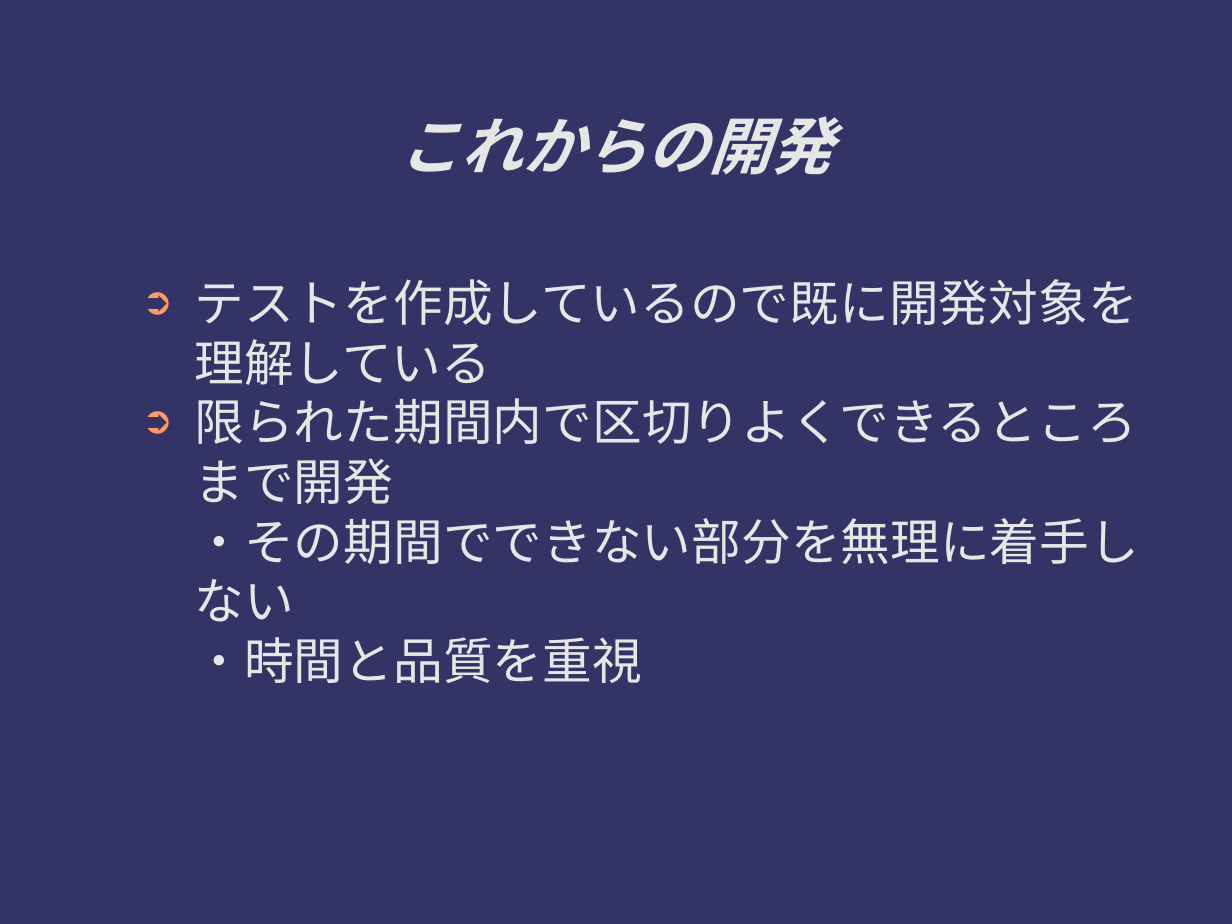
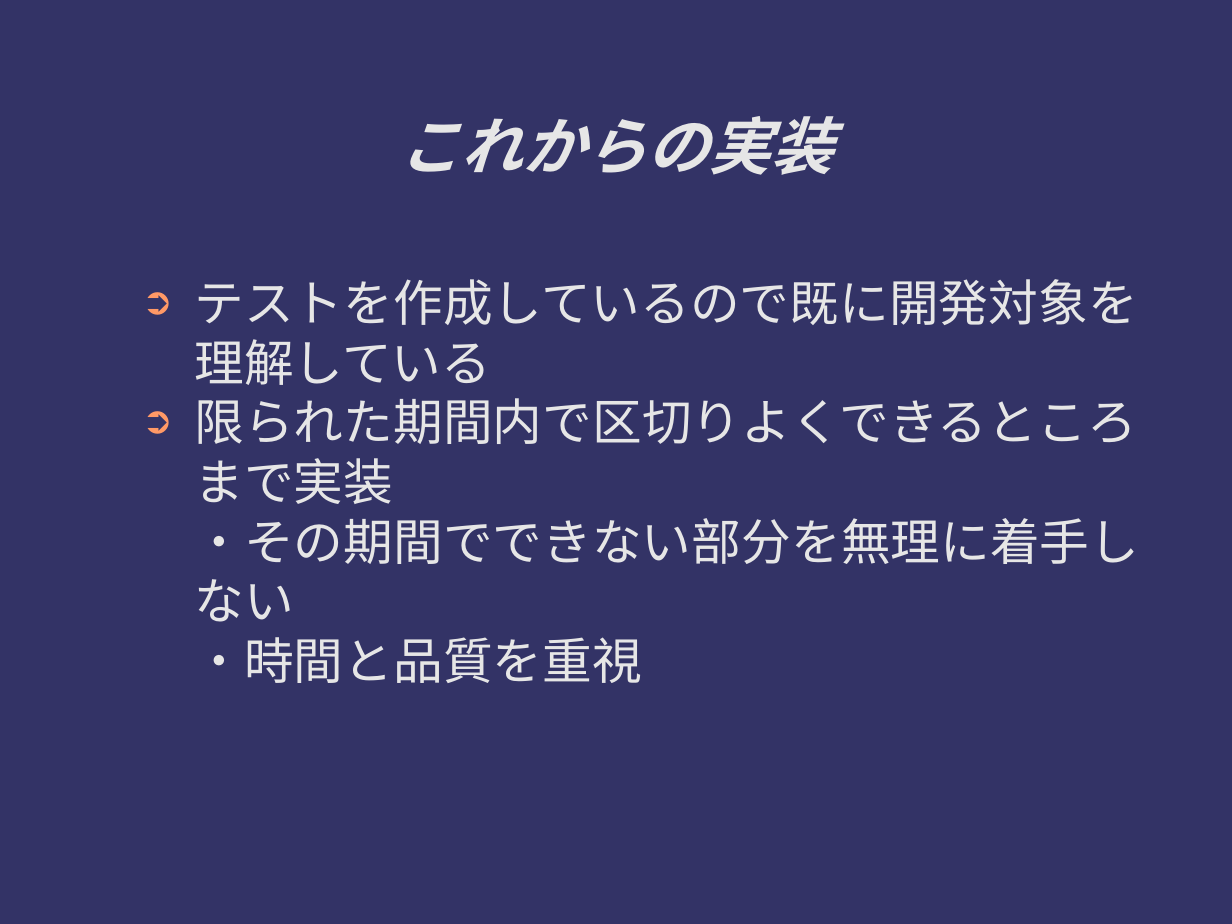
Before and after one commit to ichylinux/daddy, a slide deck: slide 15 of doc/concept.odp (slide 14 before the commit). Drawn at 1232x924 pixels with LibreOffice and Linux fonts; fonts in the diff are those of the drawing. Boxes give left, top, right and bottom in pixels: in the first picture for what was removed or moved away, otherwise in the second. Text is boxed around its words. In the diff, an @@ line names an element or a change of style, - is before the commit and + after.

```diff
--- a/doc/concept.odp
+++ b/doc/concept.odp
@@ title at (x1=399, y1=116, x2=833, y2=175): text changed @@
-これからの開発
+これからの実装
@@ text at (x1=195, y1=398, x2=1140, y2=683): text changed @@
-➲ 限られた期間内で区切りよくできるところまで開発
-  ・その期間でできない部分を無理に着手しない
-  ・時間と品質を重視
+➲ 限られた期間内で区切りよくできるところまで実装
+  ・その期間でできない部分を無理に着手しない
+  ・時間と品質を重視
```
Also in this commit, not shown: 9 other slides changed, 1 slide added, 2 other files.
